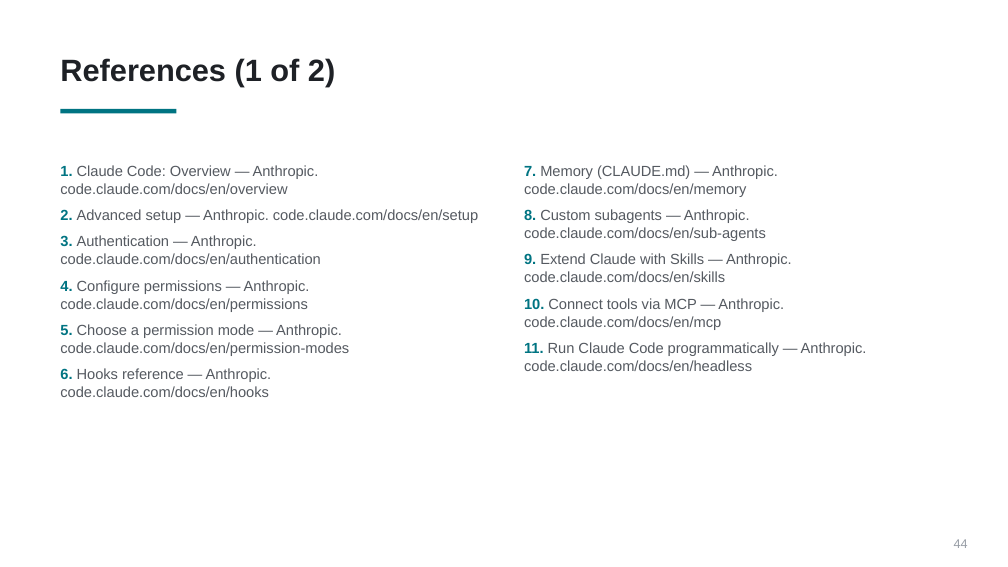
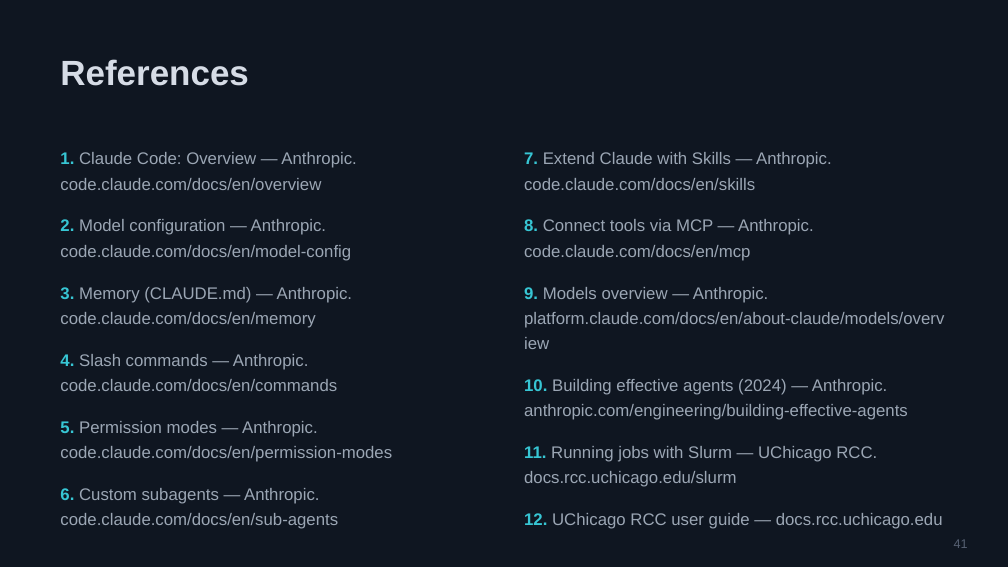
Before and after one commit to PursuitOfDataScience/uchicago-workshops, a slide deck: slide 41 of claude-code-tutorial/claude-code-tutorial.pptx (slide 44 before the commit). Drawn at 1008x567 pixels with LibreOffice and Linux fonts; fonts in the diff are those of the drawing. Boxes give left, top, right and bottom in pixels: in the first picture for what was removed or moved away, otherwise in the second. Text is boxed around its words. In the diff, an @@ line names an element or a change of style, - is before the commit and + after.

```diff
--- a/claude-code-tutorial/claude-code-tutorial.pptx
+++ b/claude-code-tutorial/claude-code-tutorial.pptx
@@ rectangle added at [0,0,1008,566], fill #0F1621 @@
@@ text at [60,59,248,86]: text changed; size 22 to 25 pt; text colour #1E2126 to #D6DCE6 @@
-References (1 of 2)
+References
@@ rectangle removed at [60,109,176,113] @@
@@ text at [60,152,357,190]: size 10.5 to 12 pt in "1. Claude Code: Overview — Anthropic. code.claude.com/docs/e ..."; text colour #007482 to #37C6D4 in "1."; text colour #555A61 to #9BA6B4 in "Claude Code: Overview — Anthropic. code.claude.com/docs/en/o ..."; line spacing 1.02 to 1.25; more space between paragraphs @@
@@ text "1. Claude Code: Overview — ..." at [60,152,392,529]: vertical alignment top to middle @@
@@ text "7. Extend Claude with Skills ..." at [524,152,944,529]: vertical alignment top to middle @@
@@ text at [524,152,944,529]: text changed; size 10.5 to 12 pt; text colour #555A61 to #9BA6B4 @@
-7. Memory (CLAUDE.md) — Anthropic. code.claude.com/docs/en/memory
-8. Custom subagents — Anthropic. code.claude.com/docs/en/sub-agents
-9. Extend Claude with Skills — Anthropic. code.claude.com/docs/en/skills
-10. Connect tools via MCP — Anthropic. code.claude.com/docs/en/mcp
-11. Run Claude Code programmatically — Anthropic. code.claude.com/docs/en/headless
+7. Extend Claude with Skills — Anthropic. code.claude.com/docs/en/skills
+8. Connect tools via MCP — Anthropic. code.claude.com/docs/en/mcp
+9. Models overview — Anthropic. platform.claude.com/docs/en/about-claude/models/overview
+10. Building effective agents (2024) — Anthropic. anthropic.com/engineering/building-effective-agents
+11. Running jobs with Slurm — UChicago RCC. docs.rcc.uchicago.edu/slurm
+12. UChicago RCC user guide — docs.rcc.uchicago.edu
@@ text at [60,219,392,529]: text changed; size 10.5 to 12 pt; text colour #555A61 to #9BA6B4 @@
-2. Advanced setup — Anthropic. code.claude.com/docs/en/setup
-3. Authentication — Anthropic. code.claude.com/docs/en/authentication
-4. Configure permissions — Anthropic. code.claude.com/docs/en/permissions
-5. Choose a permission mode — Anthropic. code.claude.com/docs/en/permission-modes
-6. Hooks reference — Anthropic. code.claude.com/docs/en/hooks
+2. Model configuration — Anthropic. code.claude.com/docs/en/model-config
+3. Memory (CLAUDE.md) — Anthropic. code.claude.com/docs/en/memory
+4. Slash commands — Anthropic. code.claude.com/docs/en/commands
+5. Permission modes — Anthropic. code.claude.com/docs/en/permission-modes
+6. Custom subagents — Anthropic. code.claude.com/docs/en/sub-agents
@@ text at [954,539,968,548]: text changed; text colour #989EA6 to #566072 @@
-44
+41
```
Also in this commit, not shown: 6 other slides changed, 35 slides added, 39 slides removed, 1 other file.
